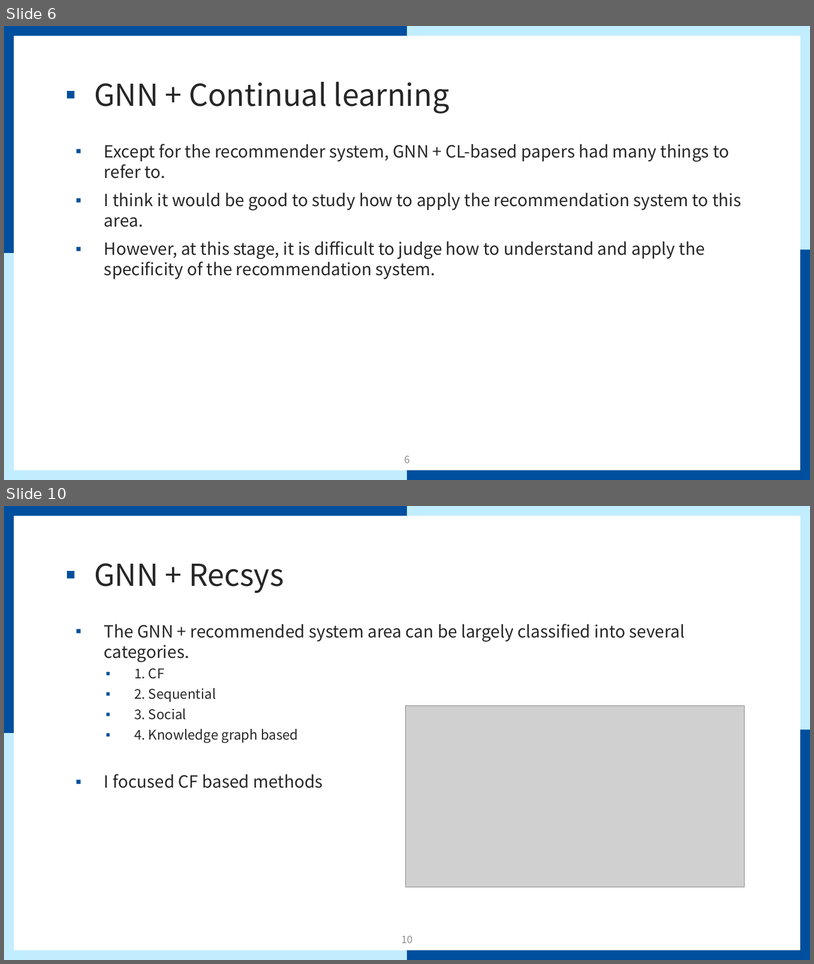
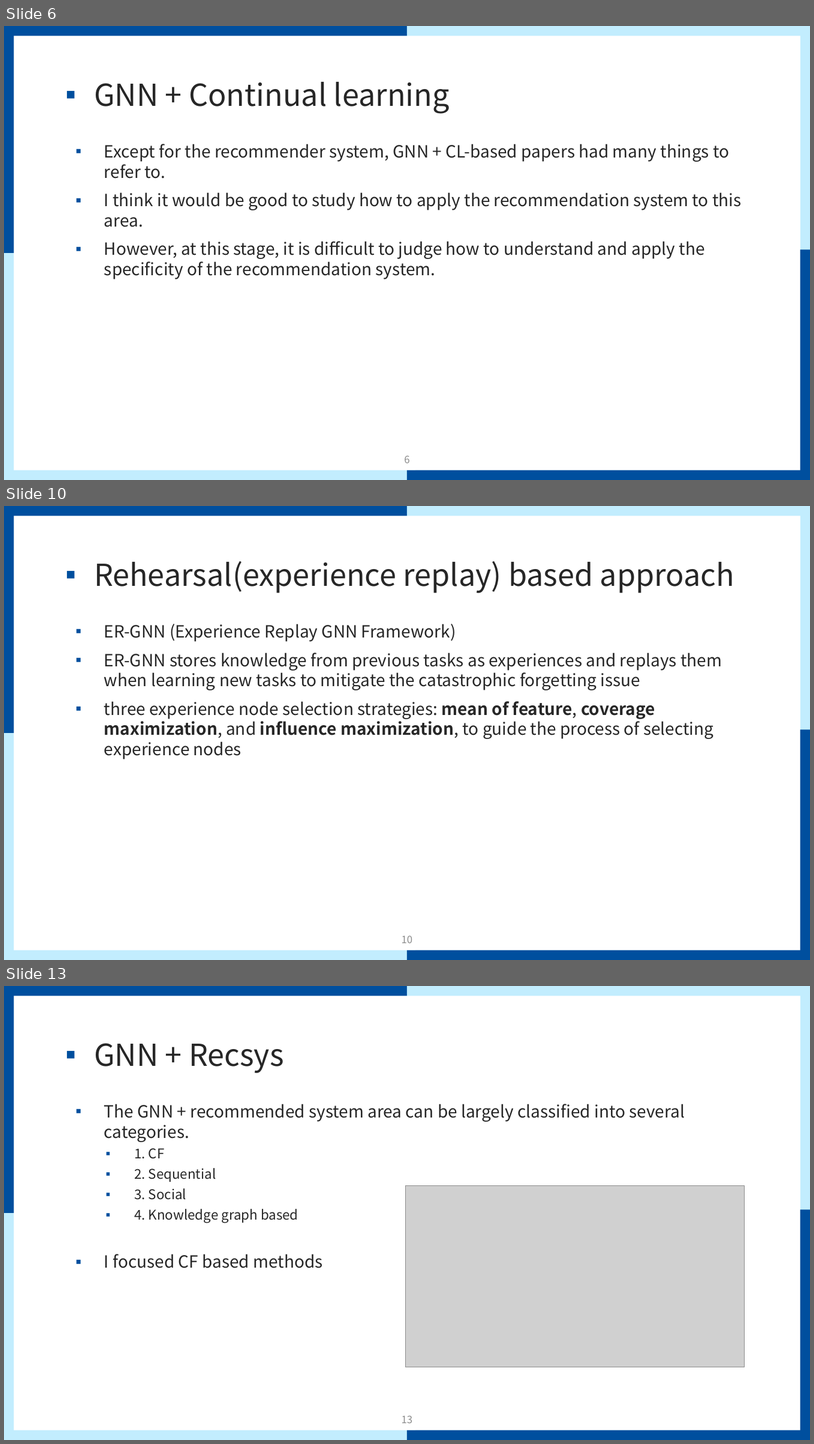
Before and after one commit to mmvv11/GraduateStudies, a slide deck: papers/papersForKCC/논문 관련 조사 및 아이디어.pptx. Shown one above the other, each under a label of ours: slides 6 and 10 before the commit, slides 6, 10 and 13 after it; the slides between them are not shown. The pictures are 814x964 and 814x1444 pixels, drawn with LibreOffice and Linux fonts; fonts in the diff are those of the drawing; grey boxes stand for pictures; background and template pictures are left out. Boxes give left, top, right and bottom in pixels: in the first picture for what was removed or moved away, otherwise in the second. Text is boxed around its words. In the diff, an @@ line names an element or a change of style, - is before the commit and + after.

```diff
--- a/papers/papersForKCC/논문 관련 조사 및 아이디어.pptx
+++ b/papers/papersForKCC/논문 관련 조사 및 아이디어.pptx
@@ slide 10 added at bbox=[4, 506, 810, 960], background #FFFFFF; not listed: 9 template elements that a slide beside it also shows @@
@@ title added at bbox=[94, 561, 735, 593], 36 pt, text #262626 @@
+▪ Rehearsal(experience replay) based approach
@@ text added at bbox=[104, 624, 722, 759], 20 pt, text #262626 @@
+▪ ER-GNN (Experience Replay GNN Framework)
+▪ ER-GNN stores knowledge from previous tasks as experiences and replays them when learning new tasks to mitigate the catastrophic forgetting issue
+▪ three experience node selection strategies: mean of feature, coverage maximization, and influence maximization, to guide the process of selecting experience nodes
@@ page number added at bbox=[402, 935, 413, 943], 12 pt, text #8C8C8C @@
+10
@@ what was slide 10 is now slide 13 @@
@@ page number at bbox=[402, 1415, 413, 1423]: text changed @@
-10
+13
```
Also in this commit, not shown: 4 slides changed, 2 other slides added.
